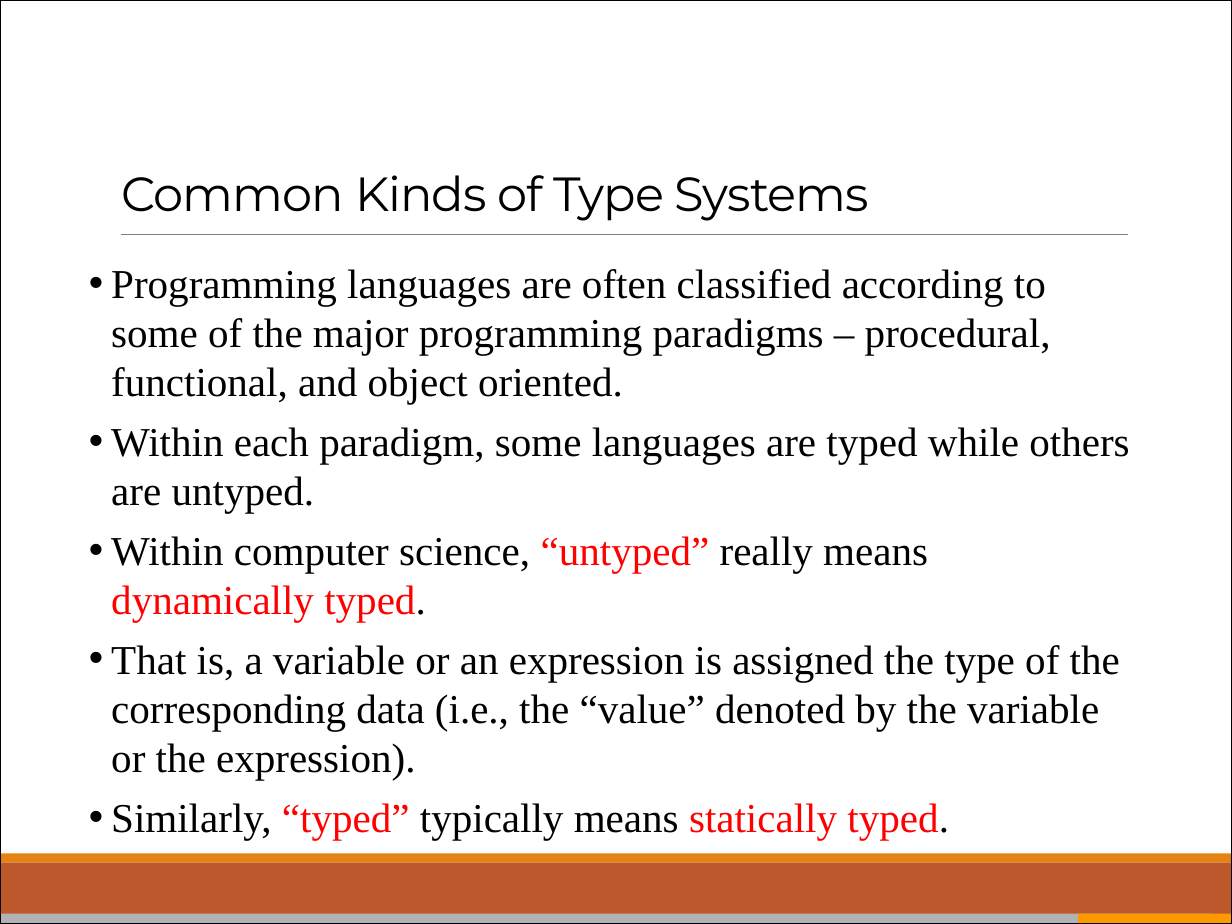
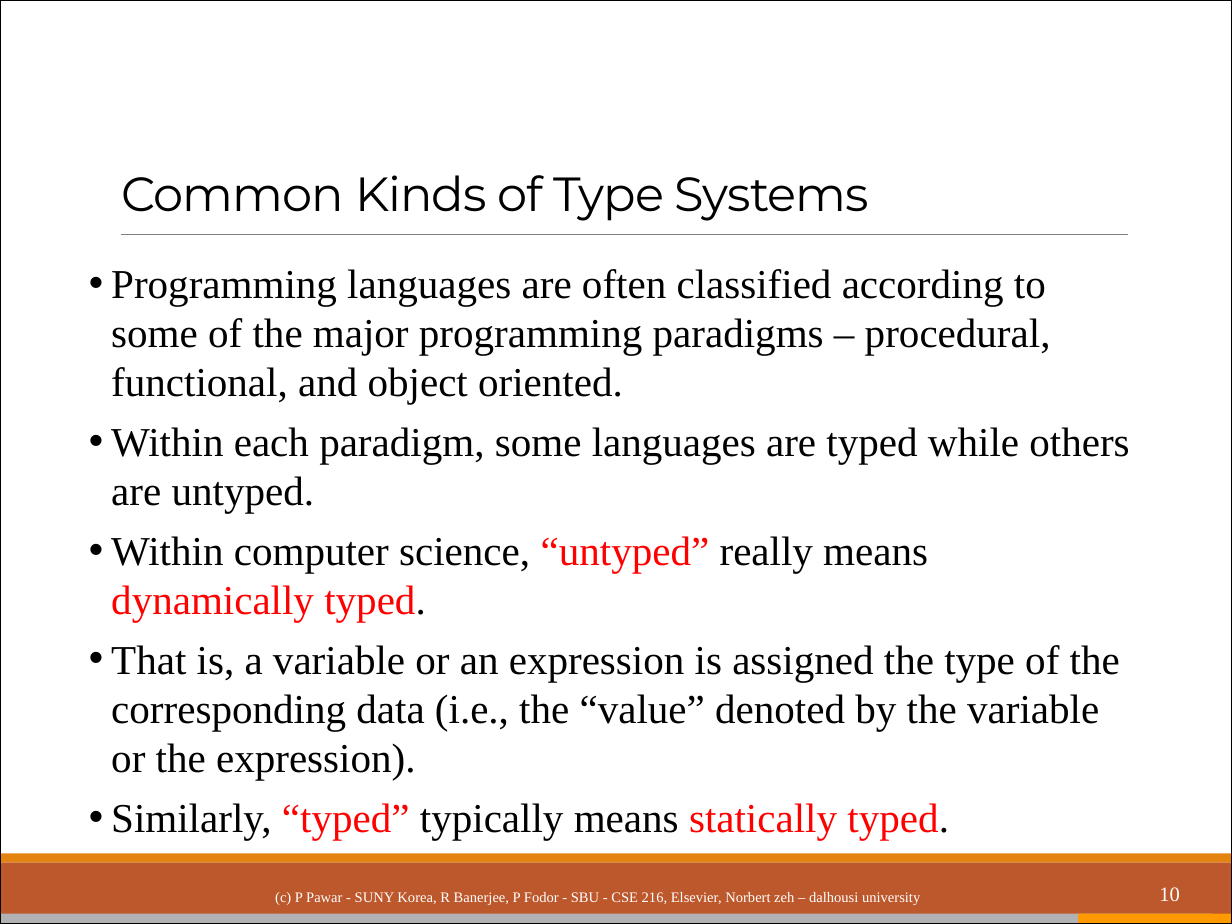
Before and after one commit to ppawar/ppawar.github.io, a slide deck: slide 10 of CSE216-S19/slides/PPT/CSE216_Lec4.pptx. Drawn at 1232x924 pixels with LibreOffice and Linux fonts; fonts in the diff are those of the drawing. Boxes give left, top, right and bottom in pixels: in the first picture for what was removed or moved away, otherwise in the second. Text is boxed around its words. In the diff, an @@ line names an element or a change of style, - is before the commit and + after.

```diff
--- a/CSE216-S19/slides/PPT/CSE216_Lec4.pptx
+++ b/CSE216-S19/slides/PPT/CSE216_Lec4.pptx
@@ text added at [275,892,920,905], 8.5 pt, text #FFFFFF @@
+(c) P Pawar - SUNY Korea, R Banerjee, P Fodor - SBU - CSE 216, Elsevier, Norbert zeh – dalhousi university
@@ page number added at [1159,887,1179,901], 12 pt, text #FFFFFF @@
+10
```
Also in this commit, not shown: 38 other slides changed, 6 slides added, 21 other files.
